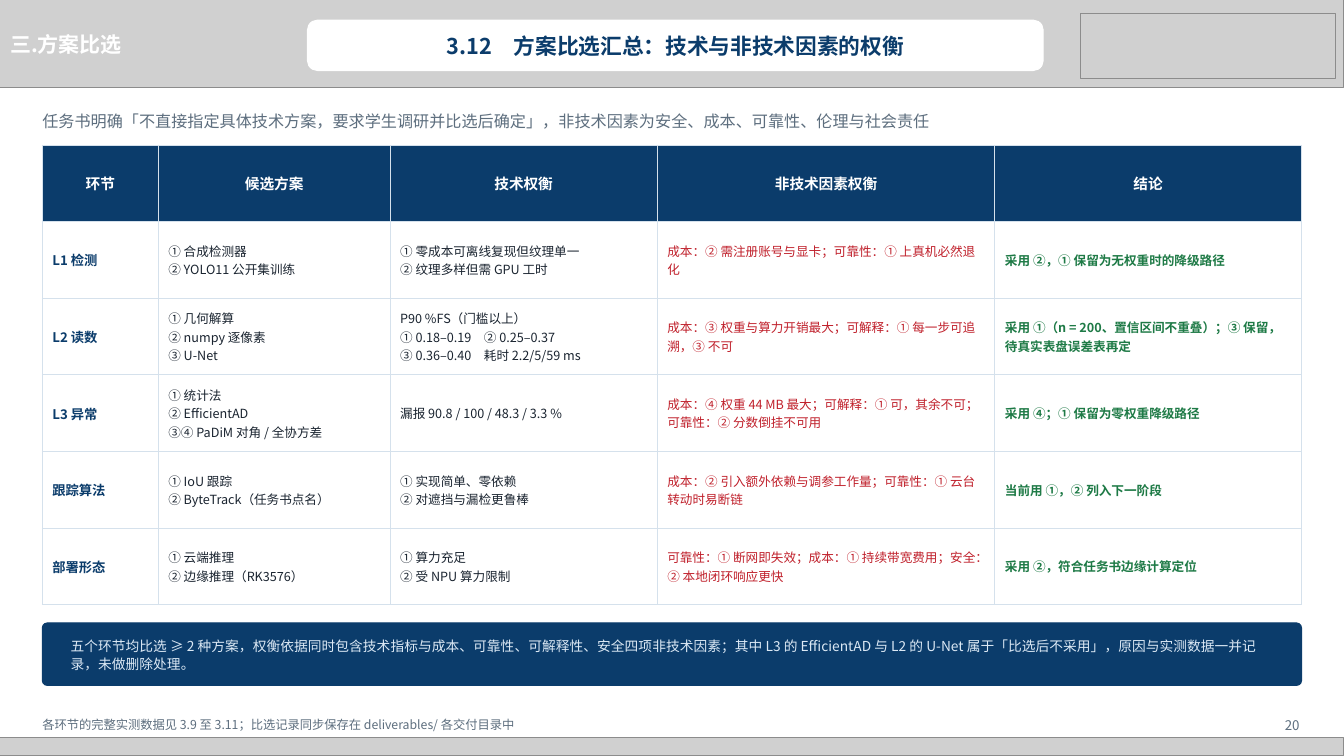
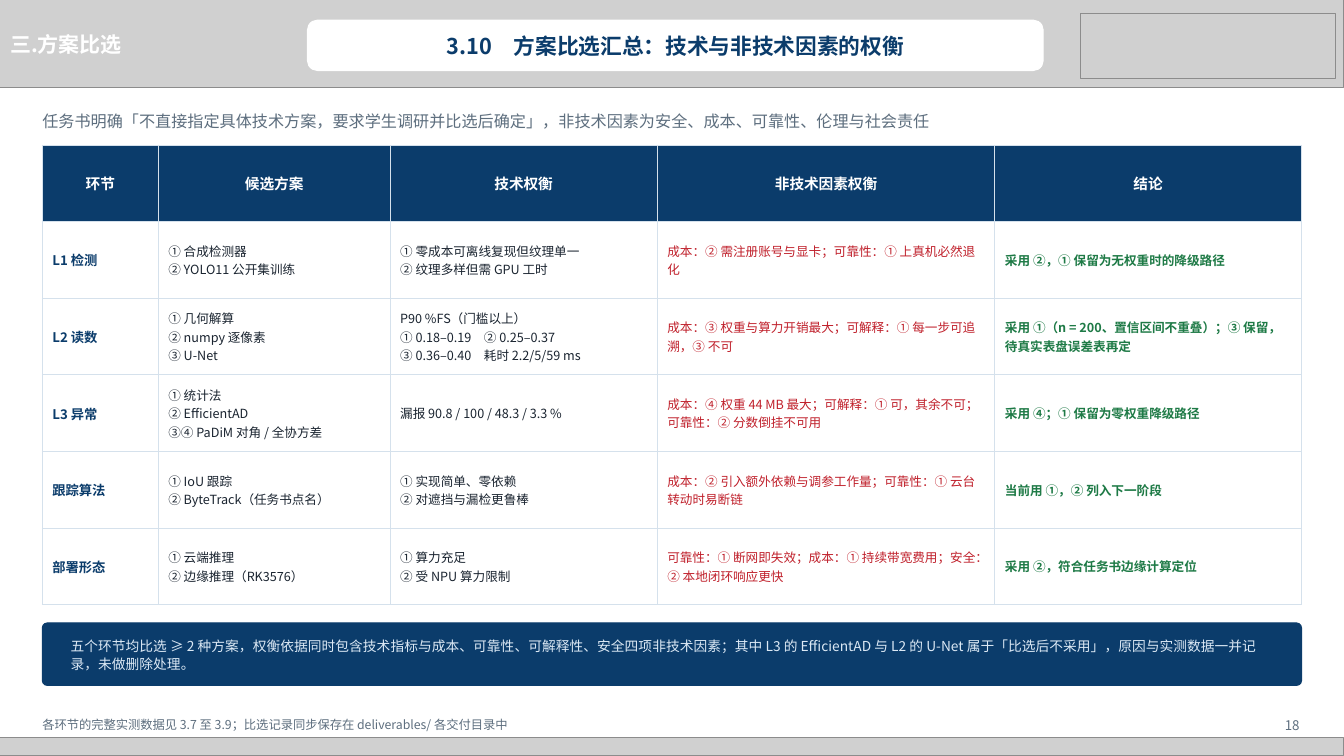
Before and after one commit to heizitalk666/2026summer, a slide deck: slide 18 of deliverables/中期答辩.pptx (slide 20 before the commit). Drawn at 1344x756 pixels with LibreOffice and Linux fonts; fonts in the diff are those of the drawing; grey boxes stand for pictures. Boxes give left, top, right and bottom in pixels: in the first picture for what was removed or moved away, otherwise in the second. Text is boxed around its words. In the diff, an @@ line names an element or a change of style, - is before the commit and + after.

```diff
--- a/deliverables/中期答辩.pptx
+++ b/deliverables/中期答辩.pptx
@@ text at [447,35,904,56]: text changed @@
-3.12 方案比选汇总：技术与非技术因素的权衡
+3.10 方案比选汇总：技术与非技术因素的权衡
@@ text at [42,718,508,731]: text changed @@
-各环节的完整实测数据见 3.9 至 3.11；比选记录同步保存在 deliverables/ 各交付目录中
+各环节的完整实测数据见 3.7 至 3.9；比选记录同步保存在 deliverables/ 各交付目录中
@@ text at [1285,720,1300,730]: text changed @@
-20
+18
```
Also in this commit, not shown: 16 other slides changed, 2 slides removed, 4 other files.
